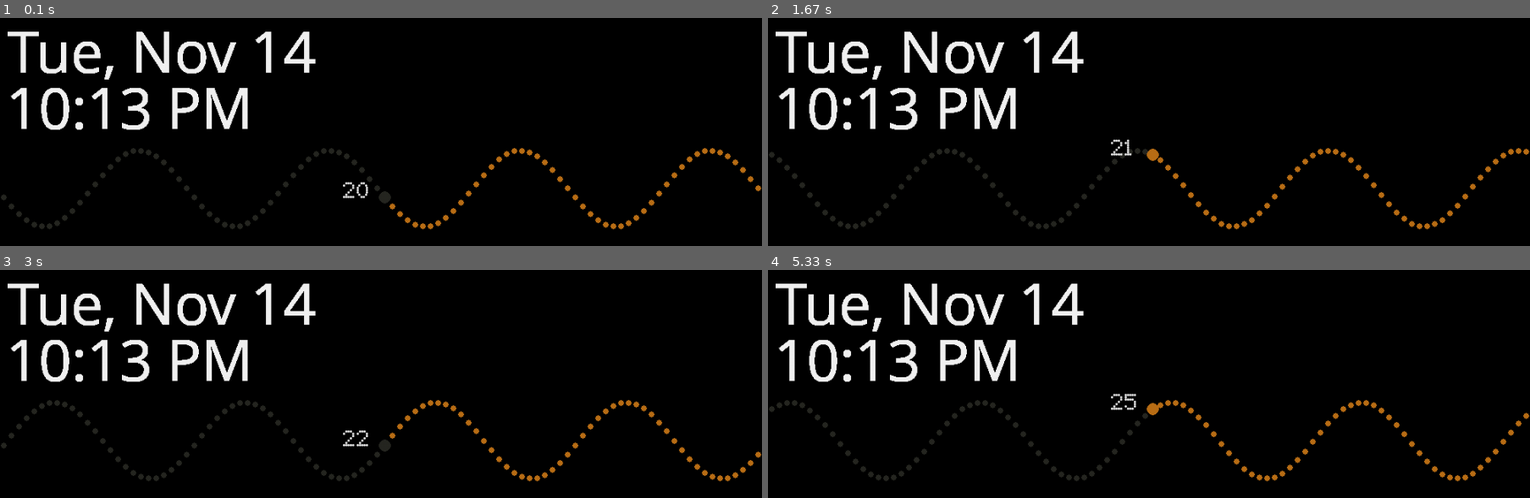
Above: before the commit, frames 1-4 (two rows, left to right).
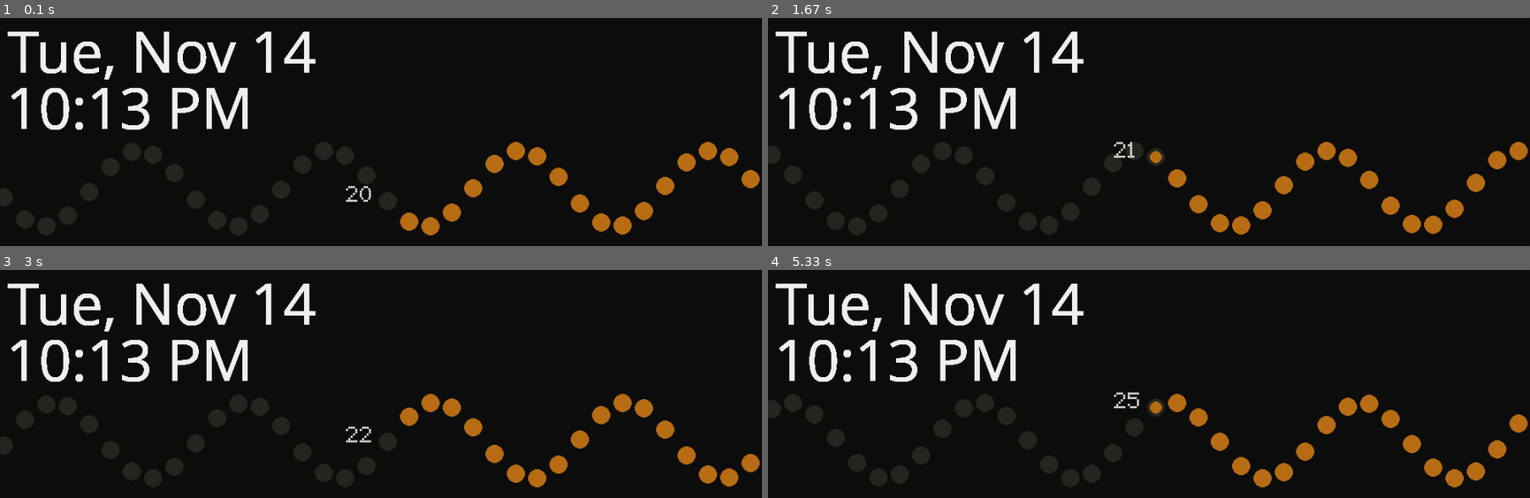
Above: after the commit, the same moments.

Repository: jdogmcsteezy/sinWaveClock
Game: pygame game, started from testSinWaveCLock.py
Two runs of this game, one before a commit and one after it. Both use one fixed random seed, a clock stepped at 60 frames per second and the inputs below.
Inputs:
- Up to frame 1 (0.1 s): no input
- Up to frame 2 (1.67 s): no input
- Up to frame 3 (3 s): no input
- Up to frame 4 (5.33 s): no input

The runs differ from the first frame. In frame 1, 5.2% of the frame differs, in the area x 0-100%, y 5-96%; in frame 2, 5.2%; in frame 3, 5.1%; in frame 4, 5.3%.

Commit message:
change dot size and spacing

Diff:
--- a/SinWaveClock.py
+++ b/SinWaveClock.py
@@ -8,10 +8,13 @@
   def __init__(self, width, height):
     pygame.Surface.__init__(self,(width, height))
     pygame.font.init()
+    self.dir_path = path.dirname(path.realpath(__file__))
+    self.assest_path = path.join(self.dir_path, 'Assets')
+    self.fonts_path = path.join(self.assest_path, 'Fonts')
     # All values that can edit the sin wave clock
     self.sin_Length = self.get_width()
     # If zero it will just be a line
-    self.sin_DotProximity = 10
+    self.sin_DotProximity = int(width * .02882882)
     # .5 is 1 second period
     self.sin_Period = .25
     self.sin_Frequency = 4
@@ -23,14 +26,13 @@
     # Clolor for dots in the past
     self.sin_LnColorSecondary = (39,40,34)
     # Size of dots
-    self.sin_LnRadius = int(height * .01633333)
+    self.sin_LnRadius = int(height * (30/740))
     self.sin_SecondsDotRadius = int(height * .026667)
     self.sin_SecondsYDisplacment = int(height * -.06667)
     self.sin_SecondsXDisplacment = int(width * -.055)
-    self.bgColor = (0,0,0)
+    self.bgColor = (15,15,15)
     self.bgSurface = pygame.Surface((width, height))
     # FONTS
-    self.fonts_path = path.join(path.dirname(path.realpath(__file__)), 'Fonts')
     self.secondsFont = pygame.font.Font(path.join(self.fonts_path, '1979_dot_matrix.ttf'), int(height * .08))
     self.dateFont = pygame.font.Font(path.join(self.fonts_path, 'OpenSans-Regular.ttf'), int(height * .25))
     self.timeFont = pygame.font.Font(path.join(self.fonts_path, 'OpenSans-Regular.ttf'), int(height * .25))
@@ -56,17 +58,14 @@
     # background color, pygame documentation says its much more efficient than
     # Alpha channels.
     if self.previousSec != currentSecond:
-        if currentSecond > 9:
-            self.secondsSurface = self.secondsFont.render(str(currentSecond), True, self.fontColor)
-        else:
-            self.secondsSurface = self.secondsFont.render('0' + str(currentSecond), True, self.fontColor)
-        self.previousSec = currentSecond
+      self.secondsSurface = self.secondsFont.render(str(currentSecond), True, self.fontColor)
+      self.previousSec = currentSecond
     if self.previousDate != currentDate:
-        self.dateSurface = self.dateFont.render(str(currentDate), True, self.fontColor)
-        self.previousDate = currentDate
+      self.dateSurface = self.dateFont.render(str(currentDate), True, self.fontColor)
+      self.previousDate = currentDate
     if self.previousTime != currentTime:
-        self.timeSurface = self.timeFont.render(str(currentTime), True, self.fontColor)
-        self.previousTime = currentTime
+      self.timeSurface = self.timeFont.render(str(currentTime), True, self.fontColor)
+      self.previousTime = currentTime
 
     self.blit(self.bgSurface, (0,0))
     # Traverses through every pixel from left to right for sin wave and prints every frame
